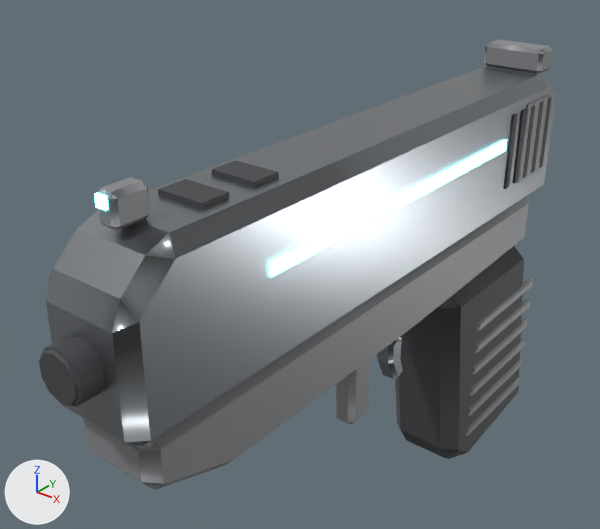
Two versions of the FBX model Art/Export/Weapons/SM_SB_Sidearm_NoMag.fbx, one commit apart.
One viewpoint serves both versions: a 50 mm lens placed at (0.149, -0.277, 0.133), pointed at (-0.025, -0.06, -0.002). The axes (+X, +Y, +Z) are drawn at lower left. The lights are the same throughout. The first picture is the older version.

The first picture shows 'SM_SB_Sidearm_NoMag'.
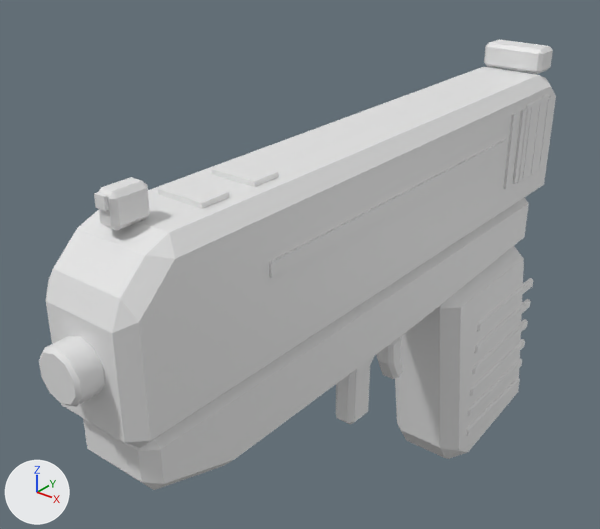
What differs and where, as boxes [x1, y1, x2, y2] in the pictures (600 x 529 px):
'SM_SB_Sidearm_NoMag', shading changed, recoloured (grey to white): [39, 39, 556, 490] in both
part 2 of me_sm_sb_sidearm_nomag, recoloured (grey to white): [46, 67, 556, 448] in both
part 3 of me_sm_sb_sidearm_nomag, recoloured (grey to white): [83, 39, 553, 490] in both
part 4 of me_sm_sb_sidearm_nomag, recoloured: [39, 97, 552, 459] in both
part 5 of me_sm_sb_sidearm_nomag, recoloured: [94, 139, 507, 278] in both

Edits to the bpy script that builds the scene:
```text
Add mat_m_sbw_sidearm:
    mat_m_sbw_sidearm = principled_material('M_SBW_Sidearm')
    mat_m_sbw_sidearm.base_color = (0.8, 0.8, 0.8)  # white #e7e7e7
Change me_sm_sb_sidearm_nomag:
    where me_sm_sb_sidearm_nomag.from_pydata(...)  # 688 vertices, 692 faces; spans x -1.8..1.8, y -7.1..18.3, z -11.9..6.4
    used by ob_sm_sb_sidearm_nomag; location = (0.0, 0.0, 0.0); rotation_euler = (0.0, -3.142, 0.0), in degrees (0, -180, 0); scale = (-0.01, -0.01, -0.01)
    me_sm_sb_sidearm_nomag part 1: its shading normals changed
    me_sm_sb_sidearm_nomag part 2: all 70 faces that had it switch from mat_m_steel (grey #999ea2) to mat_m_sbw_sidearm (white #e7e7e7)
    me_sm_sb_sidearm_nomag part 3: all 460 faces that had it switch from mat_m_weaponmetal (grey #8e8f93) to mat_m_sbw_sidearm (white #e7e7e7)
    me_sm_sb_sidearm_nomag part 4: all 132 faces that had it switch from mat_m_polymer (dark grey #45464a) to mat_m_sbw_sidearm (white #e7e7e7)
    me_sm_sb_sidearm_nomag part 5: all 30 faces that had it switch from mat_m_glowcyan (cyan #6cedff, glowing cyan #6cedff) to mat_m_sbw_sidearm (white #e7e7e7)
```
